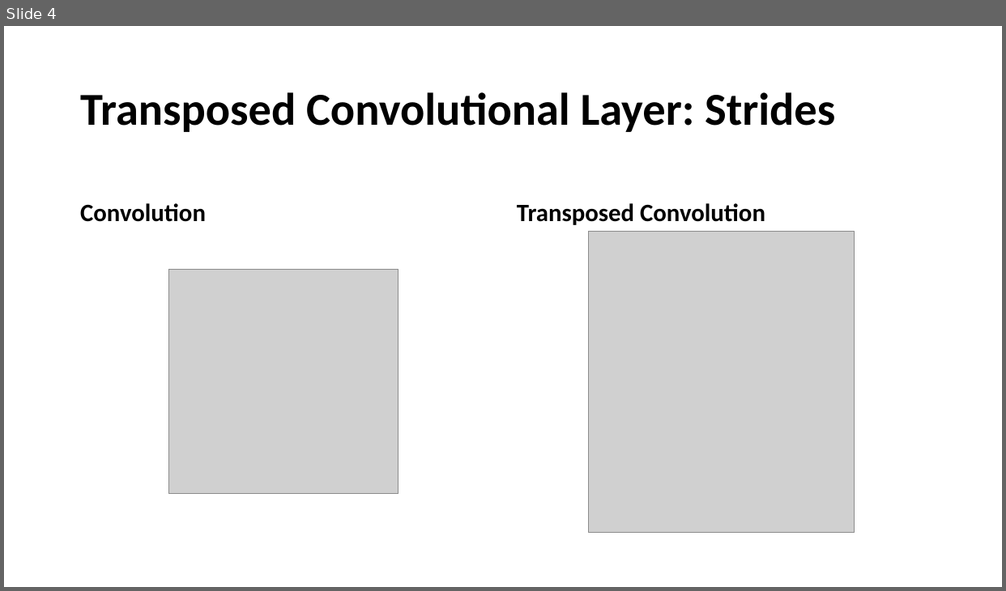
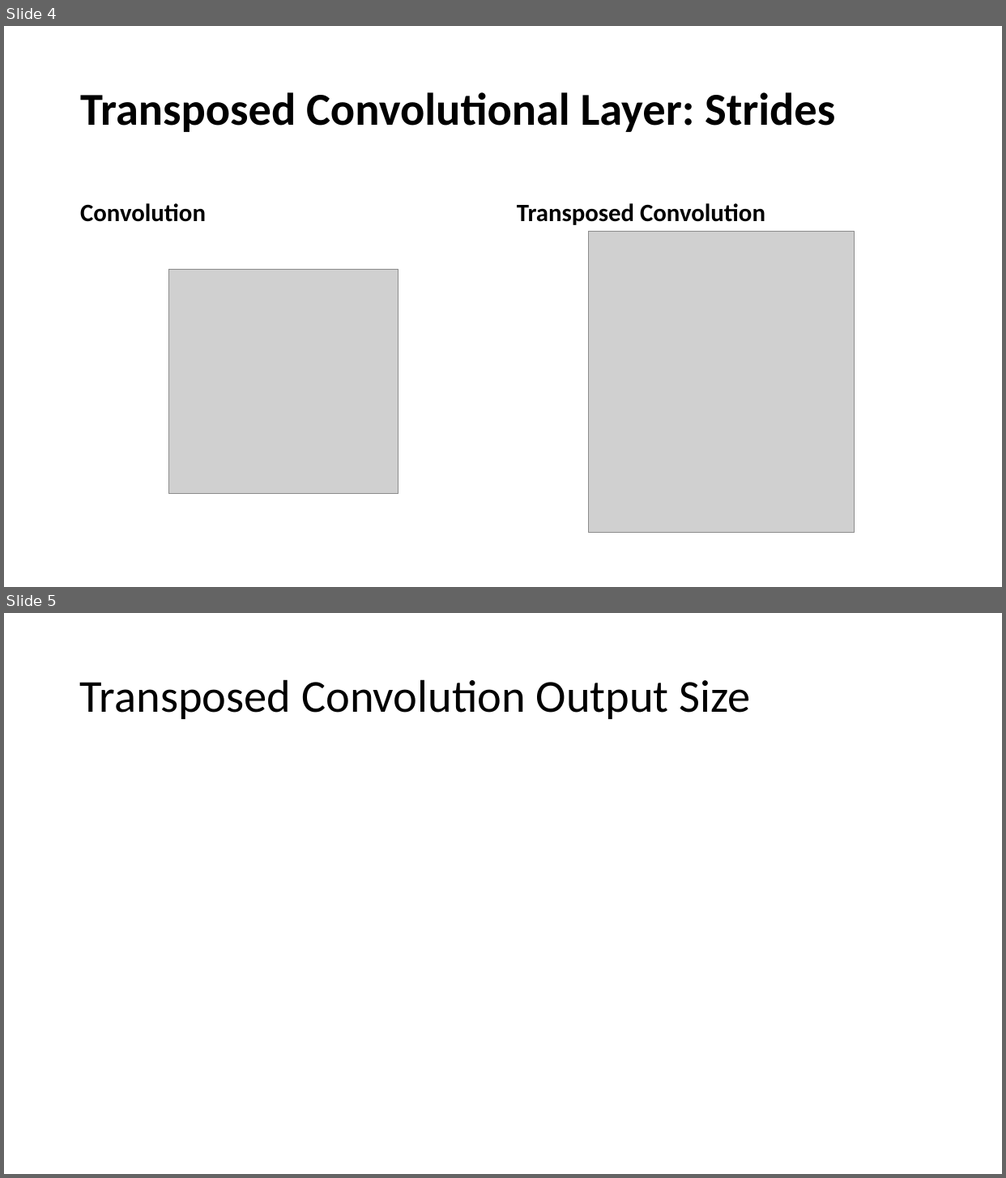
Before and after one commit to MICS-Lab/DeepLearningCourse, a slide deck: Slides_7.pptx. Shown one above the other, each under a label of ours: slide 4 before the commit, slides 4 and 5 after it. The pictures are 1006x591 and 1006x1178 pixels, drawn with LibreOffice and Linux fonts; fonts in the diff are those of the drawing; grey boxes stand for pictures. Boxes give left, top, right and bottom in pixels: in the first picture for what was removed or moved away, otherwise in the second. Text is boxed around its words. In the diff, an @@ line names an element or a change of style, - is before the commit and + after.

Commit message:
added output size for transposed conv

```diff
--- a/Slides_7.pptx
+++ b/Slides_7.pptx
@@ slide 5 added at (4, 613, 1002, 1174), background #FFFFFF @@
@@ title added at (80, 679, 750, 719), 44 pt, text #000000 @@
+Transposed Convolution Output Size
```
